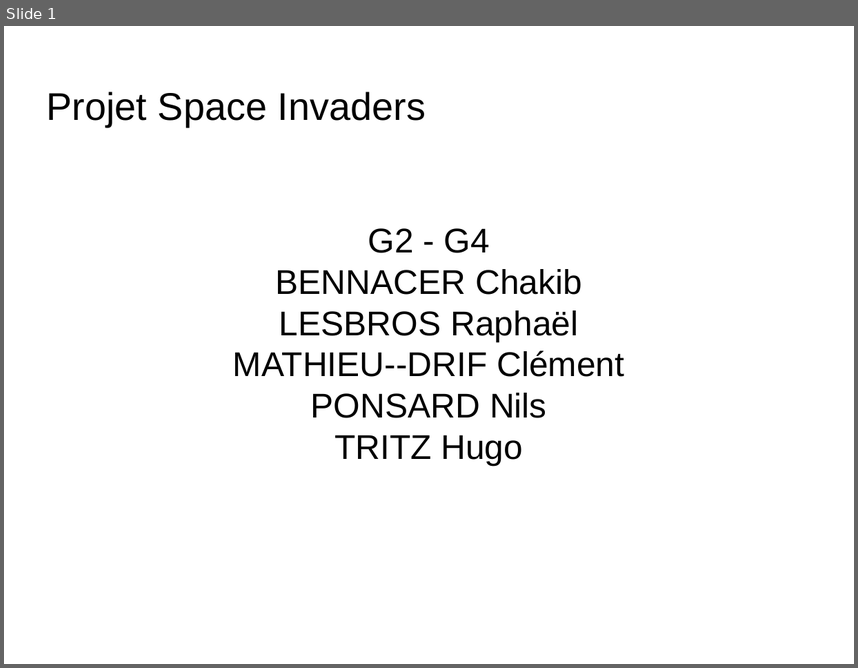
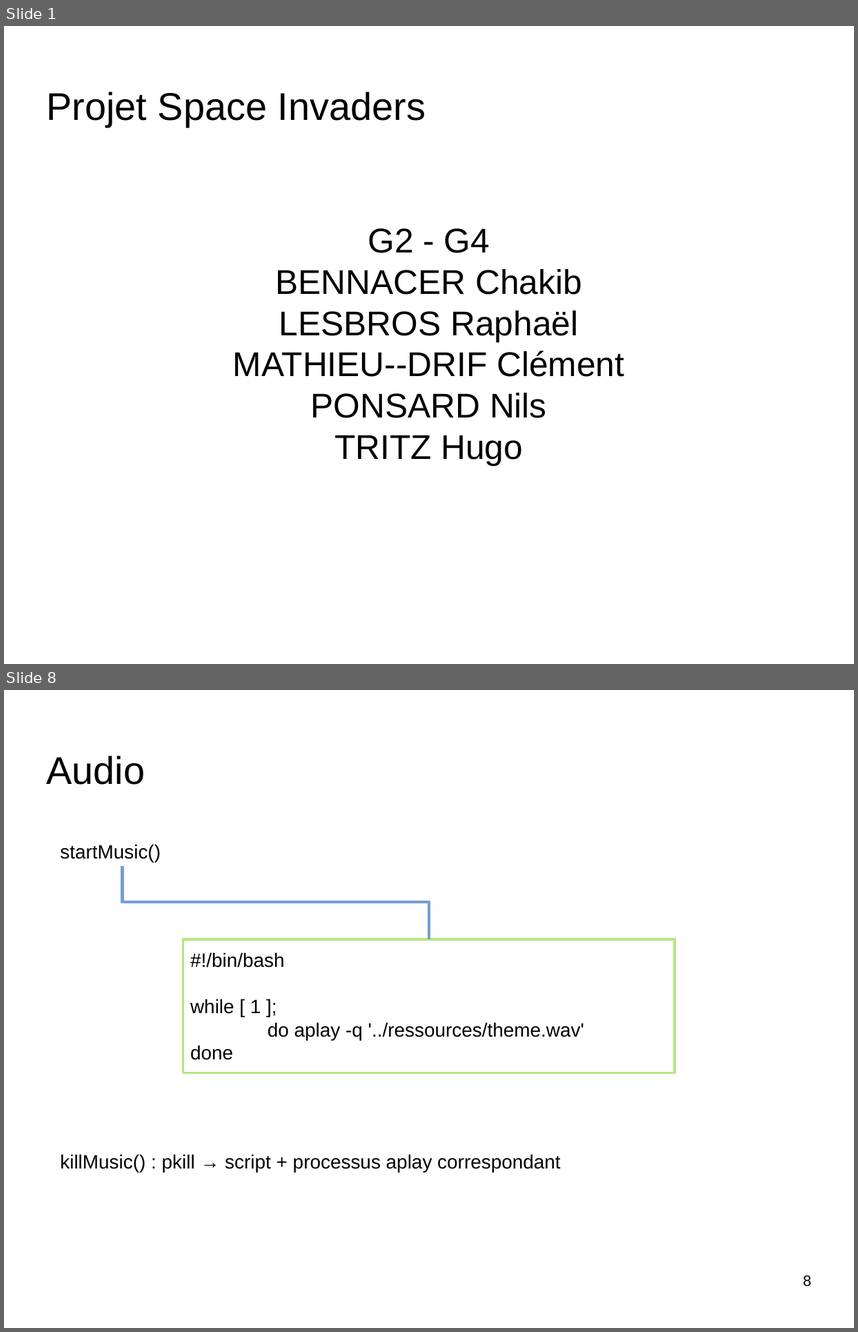
Before and after one commit to nponsard/G2_G4_Bennacer_Lesbros_MathieuDrif_Ponsard_Tritz, a slide deck: docs/Presentation.odp. Shown one above the other, each under a label of ours: slide 1 before the commit, slides 1 and 8 after it; the slides between them are not shown. The pictures are 858x668 and 858x1332 pixels, drawn with LibreOffice and Linux fonts; fonts in the diff are those of the drawing; background and template pictures are left out. Boxes give left, top, right and bottom in pixels: in the first picture for what was removed or moved away, otherwise in the second. Text is boxed around its words. In the diff, an @@ line names an element or a change of style, - is before the commit and + after.

```diff
--- a/docs/Presentation.odp
+++ b/docs/Presentation.odp
@@ slide 8 added at [4,690,854,1328], background picture (left out) @@
@@ title added at [47,756,145,785], 36 pt, text #000000 @@
+Audio
@@ text added at [60,844,161,862], 18 pt, text #000000 @@
+startMusic()
@@ elbow line added from (123, 866) to (429, 939), #729FCF 2.83 pt @@
@@ rectangle added at [183,939,675,1073], outline #B5E77D 2.3 pt, 18 pt, text #000000 @@
+#!/bin/bash
+while [ 1 ];
+do aplay -q '../ressources/theme.wav'
+done
@@ text added at [60,1154,560,1172], 18 pt, text #000000 @@
+killMusic() : pkill → script + processus aplay correspondant
@@ page number added at [803,1275,811,1286], 14 pt, text #000000 @@
+8
```
Also in this commit, not shown: 8 slides changed, 3 other slides added, 6 slides removed.
